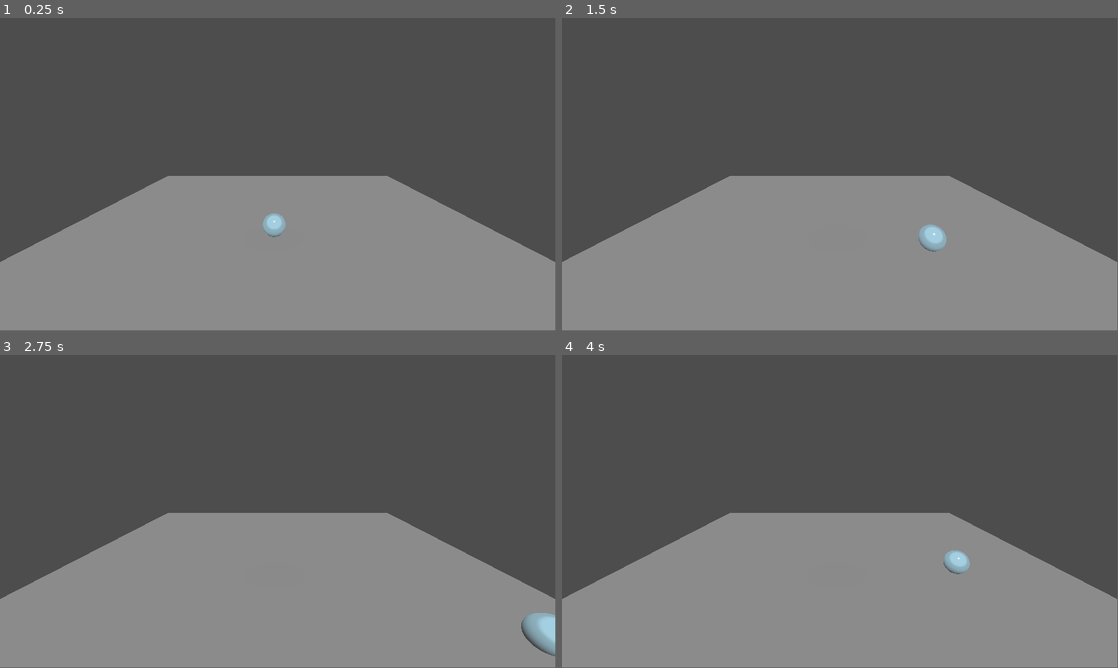
Above: before the commit, frames 1-4 (two rows, left to right).
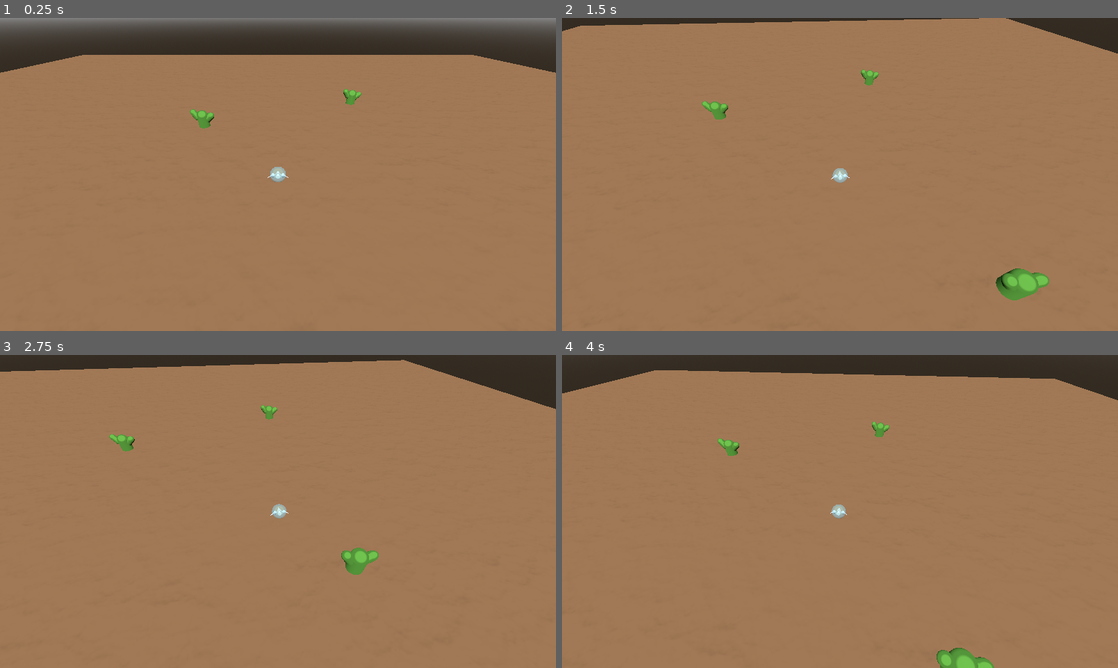
Above: after the commit, the same moments.

Repository: dicemaster5/BubbleSurvivors
Game: Godot game, scene res://scenes/world.tscn
The game is run twice, just before and just after one commit, with the same random seed, the same clock (stepped at 60 frames per second) and the same inputs.
Inputs:
- Up to frame 1 (0.25 s): no input
- Up to frame 2 (1.5 s): hold D (move_right) 0.53-1.28 s; hold S (move_down) from 1.28 s (still down)
- Up to frame 3 (2.75 s): release S (move_down) at 2.03 s; hold D (move_right) from 2.03 s (still down)
- Up to frame 4 (4 s): release D (move_right) at 2.78 s; hold W (move_up) 2.78-3.53 s; hold A (move_left) from 3.53 s (still down)
In our replay, the window is 799x449 before the commit and 800x450 after it. These sizes can differ from the game's own. Grey fills any space a smaller window leaves; there, only what the larger window draws over its background counts as a difference.

The runs differ from the first frame. In frame 1, 96% of the frame differs, in the area x 0-100%, y 0-100%; in frame 2, 100%; in frame 3, 100%; in frame 4, 100%.

Commit message:
Setting up up the player and cactus scenes with some basic materials for the world and cam controller

Diff:
--- a/materials/bubble.tres
+++ b/materials/bubble.tres
@@ -9,5 +9,4 @@
 clearcoat_enabled = true
 clearcoat = 0.5
 clearcoat_roughness = 0.2
-refraction_enabled = true
 refraction_scale = 0.01
--- /dev/null
+++ b/materials/cactus.tres
@@ -0,0 +1,7 @@
+[gd_resource type="StandardMaterial3D" format=3 uid="uid://br3vmrnkoxjwr"]
+
+[resource]
+diffuse_mode = 3
+specular_mode = 1
+albedo_color = Color(0.30564, 0.54, 0.2052, 1)
+roughness = 0.45
--- /dev/null
+++ b/materials/ground.tres
@@ -0,0 +1,23 @@
+[gd_resource type="StandardMaterial3D" load_steps=3 format=3 uid="uid://4d5wkp0pm2sw"]
+
+[sub_resource type="FastNoiseLite" id="FastNoiseLite_4w08k"]
+noise_type = 2
+frequency = 0.05
+
+[sub_resource type="NoiseTexture2D" id="NoiseTexture2D_fnqmt"]
+width = 1024
+height = 1024
+in_3d_space = true
+generate_mipmaps = false
+seamless = true
+as_normal_map = true
+bump_strength = 16.0
+normalize = false
+noise = SubResource("FastNoiseLite_4w08k")
+
+[resource]
+diffuse_mode = 3
+specular_mode = 1
+albedo_color = Color(0.596676, 0.436307, 0.298791, 1)
+normal_enabled = true
+normal_texture = SubResource("NoiseTexture2D_fnqmt")
--- a/project.godot
+++ b/project.godot
@@ -14,6 +14,11 @@
 run/main_scene="res://scenes/world.tscn"
 config/features=PackedStringArray("4.3", "Forward Plus")
 config/icon="res://icon.svg"
+
+[display]
+
+window/size/always_on_top=true
+window/stretch/mode="canvas_items"
 
 [input]
 
@@ -46,3 +51,9 @@
 "events": [Object(InputEventKey,"resource_local_to_scene":false,"resource_name":"","device":-1,"window_id":0,"alt_press …(195 unchanged characters)…
 ]
 }
+
+[layer_names]
+
+3d_physics/layer_1="player"
+3d_physics/layer_2="hazard"
+3d_physics/layer_3="projectile"
--- /dev/null
+++ b/scenes/cactus_hazard.tscn
@@ -0,0 +1,31 @@
+[gd_scene load_steps=4 format=3 uid="uid://byjojrcm551uw"]
+
+[ext_resource type="Material" uid="uid://br3vmrnkoxjwr" path="res://materials/cactus.tres" id="1_4ggxn"]
+
+[sub_resource type="BoxShape3D" id="BoxShape3D_uun03"]
+size = Vector3(1.19312, 1.60242, 1.1084)
+
+[sub_resource type="CapsuleMesh" id="CapsuleMesh_heugo"]
+
+[node name="Cactus" type="StaticBody3D"]
+collision_layer = 2
+collision_mask = 7
+
+[node name="CollisionShape3D" type="CollisionShape3D" parent="."]
+transform = Transform3D(1, 0, 0, 0, 1, 0, 0, 0, 1, 0, 0.801208, 0)
+shape = SubResource("BoxShape3D_uun03")
+
+[node name="MeshInstance3D" type="MeshInstance3D" parent="."]
+transform = Transform3D(-4.37114e-08, 0, 1, 0, 1, 0, -1, 0, -4.37114e-08, 0.0562767, 0.504827, -0.057184)
+material_override = ExtResource("1_4ggxn")
+mesh = SubResource("CapsuleMesh_heugo")
+
+[node name="MeshInstance3D2" type="MeshInstance3D" parent="."]
+transform = Transform3D(-2.44611e-08, -0.297464, 0.473995, 0, 0.473995, 0.297464, -0.559604, 1.30026e-08, -2.0719e-08, -0.564072, 1.09352, -0.0571839)
+material_override = ExtResource("1_4ggxn")
+mesh = SubResource("CapsuleMesh_heugo")
+
+[node name="MeshInstance3D3" type="MeshInstance3D" parent="."]
+transform = Transform3D(-2.44611e-08, 0.560643, 0.390906, 0, 0.462208, -0.474156, -0.559604, -1.07316e-08, -3.1218e-08, 0.506435, 0.747987, -0.0558231)
+material_override = ExtResource("1_4ggxn")
+mesh = SubResource("CapsuleMesh_heugo")
--- /dev/null
+++ b/scenes/player.tscn
@@ -0,0 +1,30 @@
+[gd_scene load_steps=7 format=3 uid="uid://cx23jyyh65mji"]
+
+[ext_resource type="Script" path="res://scripts/player.gd" id="1_mbgsa"]
+[ext_resource type="Material" uid="uid://cvs5cryl31buk" path="res://materials/bubble.tres" id="2_4uq68"]
+[ext_resource type="PackedScene" uid="uid://c1alrmmevr3dm" path="res://models/player model/Ship.glb" id="3_vheof"]
+[ext_resource type="Script" path="res://scripts/damageable.gd" id="4_sup54"]
+
+[sub_resource type="SphereShape3D" id="SphereShape3D_faupd"]
+
+[sub_resource type="SphereMesh" id="SphereMesh_mi2nk"]
+
+[node name="Player" type="CharacterBody3D"]
+transform = Transform3D(1, 0, 0, 0, 1, 0, 0, 0, 1, 0, 0.5, 0)
+collision_mask = 7
+script = ExtResource("1_mbgsa")
+
+[node name="CollisionShape3D" type="CollisionShape3D" parent="."]
+shape = SubResource("SphereShape3D_faupd")
+
+[node name="BubbleMesh" type="MeshInstance3D" parent="."]
+material_override = ExtResource("2_4uq68")
+mesh = SubResource("SphereMesh_mi2nk")
+
+[node name="Ship" parent="." instance=ExtResource("3_vheof")]
+transform = Transform3D(-2.18557e-08, 0, 0.5, 0, 0.5, 0, -0.5, 0, -2.18557e-08, 0, 0, 0)
+
+[node name="Damageable" type="Node" parent="."]
+script = ExtResource("4_sup54")
+
+[editable path="Ship"]
--- a/scenes/world.tscn
+++ b/scenes/world.tscn
@@ -1,46 +1,62 @@
-[gd_scene load_steps=8 format=3 uid="uid://qd2dr56t0uk1"]
+[gd_scene load_steps=11 format=3 uid="uid://qd2dr56t0uk1"]
 
-[ext_resource type="Script" path="res://scenes/player.gd" id="1_xrfkj"]
-[ext_resource type="Material" uid="uid://cvs5cryl31buk" path="res://materials/bubble.tres" id="2_341m3"]
-[ext_resource type="Script" path="res://scenes/game_manager.gd" id="3_xifi4"]
+[ext_resource type="PackedScene" uid="uid://cx23jyyh65mji" path="res://scenes/player.tscn" id="3_stshx"]
+[ext_resource type="Script" path="res://scripts/game_manager.gd" id="3_xifi4"]
+[ext_resource type="Material" uid="uid://4d5wkp0pm2sw" path="res://materials/ground.tres" id="4_15bx4"]
+[ext_resource type="Script" path="res://scripts/camera_controller.gd" id="4_aelyh"]
+[ext_resource type="PackedScene" uid="uid://byjojrcm551uw" path="res://scenes/cactus_hazard.tscn" id="6_cainy"]
 
-[sub_resource type="SphereShape3D" id="SphereShape3D_faupd"]
-
-[sub_resource type="SphereMesh" id="SphereMesh_mi2nk"]
+[sub_resource type="PlaneMesh" id="PlaneMesh_4l2np"]
+size = Vector2(100, 100)
 
 [sub_resource type="WorldBoundaryShape3D" id="WorldBoundaryShape3D_l5nr7"]
 
-[sub_resource type="PlaneMesh" id="PlaneMesh_4l2np"]
-size = Vector2(20, 20)
+[sub_resource type="ProceduralSkyMaterial" id="ProceduralSkyMaterial_dheg4"]
+
+[sub_resource type="Sky" id="Sky_vf68a"]
+sky_material = SubResource("ProceduralSkyMaterial_dheg4")
+
+[sub_resource type="Environment" id="Environment_afun3"]
+background_mode = 2
+sky = SubResource("Sky_vf68a")
 
 [node name="World" type="Node3D"]
 
 [node name="GameManager" type="Node" parent="."]
 script = ExtResource("3_xifi4")
 
-[node name="World Light" type="DirectionalLight3D" parent="GameManager"]
-transform = Transform3D(0.999867, -0.0143233, 0.0078142, -0.000255476, 0.46512, 0.885248, -0.0163142, -0.885132, 0.465054, 0, 4, 0)
-shadow_enabled = true
+[node name="Camera3D" type="Camera3D" parent="." node_paths=PackedStringArray("target")]
+transform = Transform3D(1, 0, 0, 0, 0.985949, 0.167044, 0, -0.167044, 0.985949, 0, 6, 10)
+script = ExtResource("4_aelyh")
+target = NodePath("../Player")
+offset = Vector3(0, 10, 10)
 
-[node name="Player" type="CharacterBody3D" parent="."]
-transform = Transform3D(1, 0, 0, 0, 1, 0, 0, 0, 1, -0.149587, 0.46269, -0.0540128)
-script = ExtResource("1_xrfkj")
-
-[node name="CollisionShape3D" type="CollisionShape3D" parent="Player"]
-shape = SubResource("SphereShape3D_faupd")
-
-[node name="MeshInstance3D" type="MeshInstance3D" parent="Player"]
-material_override = ExtResource("2_341m3")
-mesh = SubResource("SphereMesh_mi2nk")
-
-[node name="Camera3D" type="Camera3D" parent="."]
-transform = Transform3D(1, 0, 0, 0, 0.965926, 0.258819, 0, -0.258819, 0.965926, 0, 4.9507, 7.96668)
+[node name="Player" parent="." instance=ExtResource("3_stshx")]
 
 [node name="Ground" type="StaticBody3D" parent="."]
 
-[node name="CollisionShape3D" type="CollisionShape3D" parent="Ground"]
+[node name="PlaneMesh" type="MeshInstance3D" parent="Ground"]
+material_override = ExtResource("4_15bx4")
+mesh = SubResource("PlaneMesh_4l2np")
+skeleton = NodePath("../GroudCollider")
+
+[node name="GroudCollider" type="CollisionShape3D" parent="Ground"]
 shape = SubResource("WorldBoundaryShape3D_l5nr7")
 
-[node name="MeshInstance3D" type="MeshInstance3D" parent="Ground/CollisionShape3D"]
-mesh = SubResource("PlaneMesh_4l2np")
-skeleton = NodePath("../../..")
+[node name="Cactus" parent="." instance=ExtResource("6_cainy")]
+transform = Transform3D(1, 0, 0, 0, 1, 0, 0, 0, 1, -7, 0, -8)
+
+[node name="Cactus2" parent="." instance=ExtResource("6_cainy")]
+transform = Transform3D(1, 0, 0, 0, 1, 0, 0, 0, 1, -3.96755, 0, 16.1557)
+
+[node name="Cactus3" parent="." instance=ExtResource("6_cainy")]
+transform = Transform3D(1, 0, 0, 0, 1, 0, 0, 0, 1, 10.8559, 1.90735e-06, 8.34557)
+
+[node name="Cactus4" parent="." instance=ExtResource("6_cainy")]
+transform = Transform3D(1, 0, 0, 0, 1, 0, 0, 0, 1, 8.5137, 1.90735e-06, -14.2483)
+
+[node name="WorldEnvironment" type="WorldEnvironment" parent="."]
+environment = SubResource("Environment_afun3")
+
+[node name="DirectionalLight3D" type="DirectionalLight3D" parent="WorldEnvironment"]
+transform = Transform3D(1, 0, 0, 0, 0.443134, 0.896456, 0, -0.896456, 0.443134, 0, 9.35454, 0)
--- /dev/null
+++ b/scripts/camera_controller.gd
@@ -0,0 +1,14 @@
+extends Camera3D
+
+@export var lerp_speed = 3.0
+@export var target: Node3D
+@export var offset = Vector3.ZERO
+
+func _physics_process(delta):
+    if !target:
+        return
+
+    var target_xform = target.global_transform.translated_local(offset)
+    global_transform = global_transform.interpolate_with(target_xform, lerp_speed * delta)
+
+    look_at(target.global_transform.origin, target.transform.basis.y)
--- /dev/null
+++ b/scripts/damageable.gd
@@ -0,0 +1,12 @@
+class_name Damageablev extends Area3D
+
+@export var max_health: int = 100
+var current_health: int
+
+signal damaged(amount: int)
+
+func _ready() -> void:
+	current_health = max_health
+
+func damage(amount := 1):
+	damaged.emit(amount)
--- a/scenes/game_manager.gd
+++ b/scripts/game_manager.gd
@@ -12,6 +12,4 @@
 
 # Called every frame. 'delta' is the elapsed time since the previous frame.
 func _process(_delta: float) -> void:
-
-
 	pass
--- a/scenes/player.gd
+++ b/scripts/player.gd
@@ -1,11 +1,10 @@
 extends CharacterBody3D
 
-const move_speed = 5.0
-const jump_velocity = 4.5
+@export var move_speed: float = 5.0
+@export var jump_velocity: float = 4.5
 
 func _physics_process(_delta: float) -> void:
 	# Get the input direction and handle the movement/deceleration.
-	# As good practice, you should replace UI actions with custom gameplay actions.
 	var input_dir := Input.get_vector("move_left", "move_right", "move_up", "move_down")
 	var direction := (transform.basis * Vector3(input_dir.x, 0, input_dir.y)).normalized()
 	if direction:
Not shown, added: models/player model/Ship.glb.import
